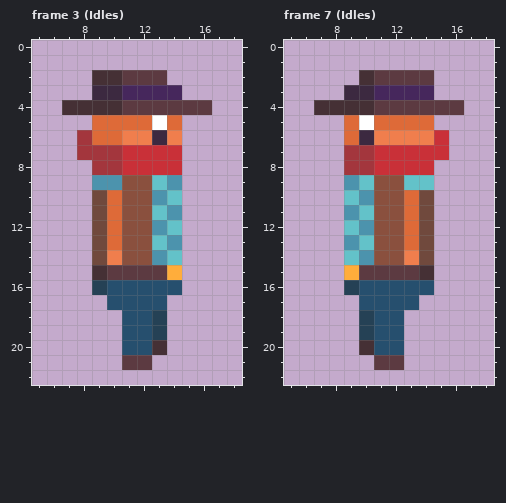
Pixel-art file, stored at AsepriteFiles/MainCharacter.aseprite. Above: the version before the commit.
24x24 pixels, 56 frames. Shown: frame 3 (Idles): x 5..18, y 0..22; frame 7 (Idles): x 5..18, y 0..22. The commit also changed other frames, which this record leaves out.
And afterwards:
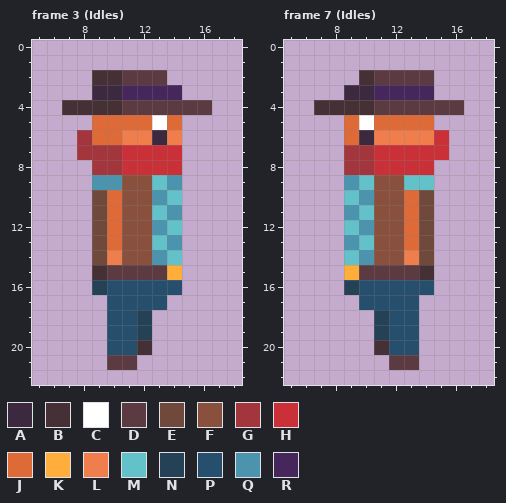
Palette (. is transparent): A #3c2940  B #453035  C #ffffff  D #5c3a41  E #70493d  F #8a503e  G #a3363d  H #c93038  J #de6a38  K #ffad3b  L #f07e4d  M #63c2c9  N #254155  P #264f6e  Q #4c93ad  R #46275c
From the commit log: Worked on RunRIght animatinos
Changes in this commit:
{"where": "frame 3 (Idles), layer \"Legs\""}
{"frame":3,"y":18,"x":10,"old":".","new":"P"}
{"frame":3,"y":18,"x":12,"old":"PN","new":"N."}
{"frame":3,"y":19,"x":10,"old":".","new":"P"}
{"frame":3,"y":19,"x":12,"old":"PN","new":"N."}
{"frame":3,"y":20,"x":10,"old":".","new":"P"}
{"frame":3,"y":20,"x":12,"old":"PB","new":"B."}
{"frame":3,"y":21,"x":10,"old":".","new":"D"}
{"frame":3,"y":21,"x":12,"old":"D","new":"."}
{"where": "frame 7 (Idles), layer \"Legs\""}
{"frame":7,"y":18,"x":10,"old":"NP","new":".N"}
{"frame":7,"y":18,"x":13,"old":".","new":"P"}
{"frame":7,"y":19,"x":10,"old":"NP","new":".N"}
{"frame":7,"y":19,"x":13,"old":".","new":"P"}
{"frame":7,"y":20,"x":10,"old":"BP","new":".B"}
{"frame":7,"y":20,"x":13,"old":".","new":"P"}
{"frame":7,"y":21,"x":11,"old":"D","new":"."}
{"frame":7,"y":21,"x":13,"old":".","new":"D"}
{"label":"changed","picture_box":[107,310,167,370]}
{"label":"changed","picture_box":[359,310,419,370]}
